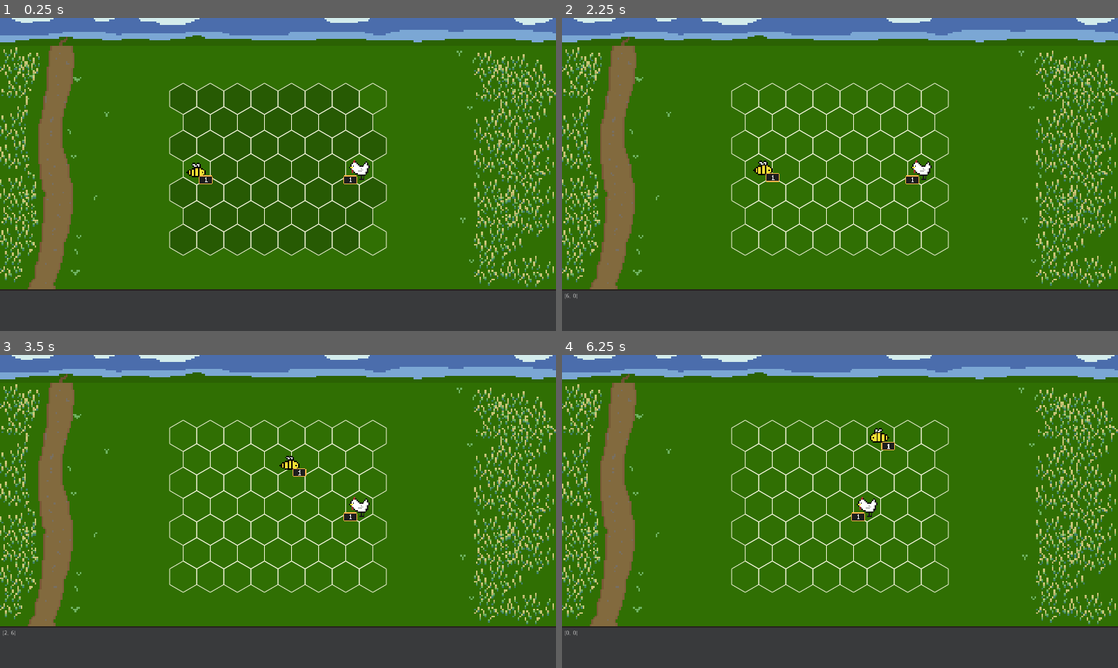
Above: before the commit, frames 1-4 (two rows, left to right).
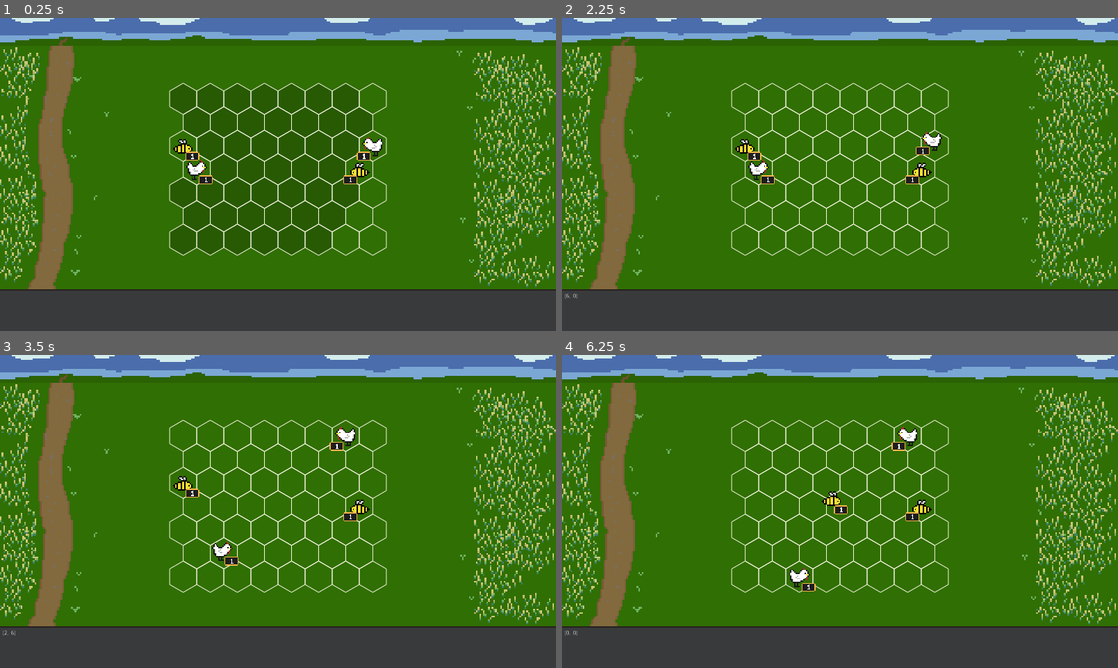
Above: after the commit, the same moments.

Repository: jerome-ceccato/HommLite
Game: Godot game, scene res://combat/CombatScene.tscn
Two runs of this game, one before a commit and one after it. Both use one fixed random seed, a clock stepped at 60 frames per second and the inputs below.
Inputs (mouse positions are in pixels of both pictures, inside the frame that each line leads up to):
- Up to frame 1 (0.25 s): no input
- Up to frame 2 (2.25 s): tap Enter at 0.5, 2 s; move the mouse to (639, 312) at 0.52 s; hold W (combat_wait, bound only after the commit) 0.53-1.28 s; click (639, 312) at 0.67 s; tap Space at 1.25 s; move the mouse to (728, 190) at 1.27 s; tap W (combat_wait, bound only after the commit) at 1.35 s; click (728, 190) at 1.42 s; move the mouse to (895, 105) at 2.02 s; hold W (combat_wait, bound only after the commit) from 2.03 s (still down); tap Shift at 2.1 s; click (895, 105) at 2.17 s
- Up to frame 3 (3.5 s): move the mouse to (250, 574) at 2.77 s; release W (combat_wait, bound only after the commit) at 2.78 s; tap W (combat_wait, bound only after the commit) at 2.85 s; click (250, 574) at 2.92 s
- Up to frame 4 (6.25 s): move the mouse to (1006, 558) at 3.52 s; hold W (combat_wait, bound only after the commit) 3.53-4.28 s; click (1006, 558) at 3.67 s; tap S (combat_skip, bound only after the commit) at 4.15 s; move the mouse to (673, 464) at 4.27 s; tap Shift at 4.35 s; click (673, 464) at 4.42 s; tap W (combat_wait, bound only after the commit) at 4.55, 5.85 s; tap Space at 5 s; move the mouse to (867, 511) at 5.02 s; hold W (combat_wait, bound only after the commit) 5.03-5.78 s; click (867, 511) at 5.17 s; move the mouse to (756, 433) at 5.77 s; click (756, 433) at 5.92 s

The runs differ from the first frame. In frame 1, 0.7% of the frame differs, in the area x 31-69%, y 38-52%; in frame 2, 0.8%; in frame 3, 0.9%; in frame 4, 1.1%, in the area x 40-67%, y 22-76%.

Commit message:
skip and wait

Diff:
--- a/hommlite/combat/CombatScene.gd
+++ b/hommlite/combat/CombatScene.gd
@@ -12,10 +12,12 @@
 func _ready():
 	left_army = ArmyData.new([
 		StackData.new(UnitFactory.bee(), 1),
+		StackData.new(UnitFactory.chicken(), 1),
 	])
 
 	right_army = ArmyData.new([
 		StackData.new(UnitFactory.chicken(), 1),
+		StackData.new(UnitFactory.bee(), 1),
 	])
 
 	battle.setup_battle(left_army, right_army)
@@ -36,6 +38,12 @@
 
 	for listener in [$Battle/BattleManager]:
 		ui_events.connect("mouse_clicked", listener, "_on_UI_mouse_clicked")
+
+	for listener in [$Battle/BattleManager]:
+		ui_events.connect("action_skip", listener, "_on_UI_action_skip")
+
+	for listener in [$Battle/BattleManager]:
+		ui_events.connect("action_wait", listener, "_on_UI_action_wait")
 
 	for listener in [$UI/CombatArea]:
 		battle_events.connect("stack_moved", listener, "_on_Battle_stack_moved")
--- a/hommlite/combat/CombatScene.tscn
+++ b/hommlite/combat/CombatScene.tscn
@@ -24,6 +24,7 @@
 [ext_resource path="res://assets/fonts/m6x11.ttf" type="DynamicFontData" id=22]
 [ext_resource path="res://combat/ui/dialogs/Dialogs.gd" type="Script" id=23]
 [ext_resource path="res://combat/logic/BattleQueue.gd" type="Script" id=24]
+[ext_resource path="res://combat/ui/Keyboard.gd" type="Script" id=25]
 
 [sub_resource type="DynamicFont" id=1]
 size = 128
@@ -74,6 +75,9 @@
 z_index = 1
 script = ExtResource( 1 )
 overall_offset = Vector2( 0, -12 )
+
+[node name="Keyboard" type="Node" parent="UI/CombatArea"]
+script = ExtResource( 25 )
 
 [node name="CursorActionResolver" type="Node" parent="UI/CombatArea"]
 script = ExtResource( 20 )
--- a/hommlite/combat/logic/BattleData.gd
+++ b/hommlite/combat/logic/BattleData.gd
@@ -79,6 +79,10 @@
 		emit_signal("_battle_data_state_changed")
 
 
+func force_state_update():
+	emit_signal("_battle_data_state_changed")
+
+
 func _reachability(source: BattleStack, distance: int, excluded: BattleCoords) -> Array:
 	var flying = source.stack.unit.flying
 	var blocked_coords = []
--- a/hommlite/combat/logic/BattleManager.gd
+++ b/hommlite/combat/logic/BattleManager.gd
@@ -63,7 +63,6 @@
 
 	if _data.attack_stack(active_stack, target):
 		_queue.remove_stack_from_queue(target)
-
 		_data.update_state(_data.State.WAITING_FOR_UI)
 		_events.emit_signal("stack_destroyed", target)
 		yield(_events, "resume")
@@ -73,6 +72,19 @@
 		yield(_events, "resume")
 
 	_update_state()
+
+
+func _game_should_end():
+	var stacks_count = {
+		BattleStack.Side.LEFT: 0,
+		BattleStack.Side.RIGHT: 0,
+	}
+
+	for stack in _data.all_stacks():
+		stacks_count[stack.side] += 1
+
+	var in_progress = stacks_count[BattleStack.Side.LEFT] > 0 and stacks_count[BattleStack.Side.RIGHT] > 0
+	return !in_progress
 
 
 func _on_UI_mouse_clicked(state: CursorState):
@@ -86,20 +98,18 @@
 			_action_attack(state.target_stack, state.hover_hex_cell.coords)
 
 
-func sort_stacks(a: BattleStack, b: BattleStack) -> bool:
-	if a.stack.unit.initiative != b.stack.unit.initiative:
-		return a.stack.unit.initiative > b.stack.unit.initiative
-	return a.id < b.id
+func _on_UI_action_skip():
+	if _data.get_state() != _data.State.IN_PROGRESS:
+		return
+	_queue.next()
+	_data.force_state_update()
 
 
-func _game_should_end():
-	var stacks_count = {
-		BattleStack.Side.LEFT: 0,
-		BattleStack.Side.RIGHT: 0,
-	}
+func _on_UI_action_wait():
+	if _data.get_state() != _data.State.IN_PROGRESS:
+		return
 
-	for stack in _data.all_stacks():
-		stacks_count[stack.side] += 1
-
-	var in_progress = stacks_count[BattleStack.Side.LEFT] > 0 and stacks_count[BattleStack.Side.RIGHT] > 0
-	return !in_progress
+	if _queue.active_stack_can_wait():
+		_queue.move_stack_to_second_pass(_queue.get_active_stack())
+		_queue.next()
+		_data.force_state_update()
--- a/hommlite/combat/logic/BattleQueue.gd
+++ b/hommlite/combat/logic/BattleQueue.gd
@@ -7,13 +7,13 @@
 
 var _queue: Array # [BattleStack]
 var _q_index := 0
-
+var _first_pass_length: int
+var _turn_count := 0
 
 func setup(data: BattleData):
 	_data = data
 
-	_queue = _data.all_stacks()
-	_queue.sort_custom(self, "sort_stacks")
+	_rebuild_queue()
 
 
 func get_active_stack() -> BattleStack:
@@ -25,12 +25,36 @@
 
 
 func next():
-	_q_index = _q_index + 1 if _q_index + 1 < _queue.size() else 0
+	if _q_index + 1 < _queue.size():
+		_q_index += 1
+	else:
+		_q_index = 0
+		_turn_count += 1
+		_rebuild_queue()
+
+
+func active_stack_can_wait() -> bool:
+	return _q_index < _first_pass_length
+
+
+func move_stack_to_second_pass(stack: BattleStack):
+	_queue.insert(_first_pass_length, stack)
 
 
 func remove_stack_from_queue(stack: BattleStack):
 	var index = _queue.find(stack)
-	if index >= 0:
+	if index > _q_index:
 		_queue.remove(index)
-		if index <= _q_index:
-			_q_index -= 1
+		_first_pass_length -= 1
+
+
+func _rebuild_queue():
+	_queue = _data.all_stacks()
+	_queue.sort_custom(self, "sort_stacks")
+	_first_pass_length = _queue.size()
+
+
+func sort_stacks(a: BattleStack, b: BattleStack) -> bool:
+	if a.stack.unit.initiative != b.stack.unit.initiative:
+		return a.stack.unit.initiative > b.stack.unit.initiative
+	return a.id < b.id
--- a/hommlite/combat/ui/CombatArea.gd
+++ b/hommlite/combat/ui/CombatArea.gd
@@ -6,6 +6,7 @@
 onready var units = $VisibleUnits
 onready var grid = $Grid
 onready var action_resolver: CursorActionResolver = $CursorActionResolver
+onready var keyboard = $Keyboard
 
 var _battle: Battle
 var _events: UIEvents
@@ -18,6 +19,7 @@
 	hexgrid.setup(battle.get_grid())
 	grid.setup(hexgrid, battle, events, action_resolver)
 	units.setup_units(battle)
+	keyboard.setup(events)
 
 	_center_self()
 	units.reposition(hexgrid)
--- /dev/null
+++ b/hommlite/combat/ui/Keyboard.gd
@@ -0,0 +1,14 @@
+extends Node
+
+var events: UIEvents
+
+
+func setup(_events: UIEvents):
+	events = _events
+
+
+func _input(event):
+	if event.is_action_pressed("combat_skip"):
+		events.emit_signal("action_skip")
+	elif event.is_action_pressed("combat_wait"):
+		events.emit_signal("action_wait")
--- a/hommlite/combat/ui/UIEvents.gd
+++ b/hommlite/combat/ui/UIEvents.gd
@@ -4,5 +4,8 @@
 signal mouse_moved(state) # CursorState
 signal mouse_clicked(state) # CursorState
 
+signal action_skip()
+signal action_wait()
+
 # general signal to resume logic when the UI is done with changes
 signal animation_finished()
--- a/hommlite/project.godot
+++ b/hommlite/project.godot
@@ -151,6 +151,19 @@
 window/stretch/mode="2d"
 window/stretch/aspect="keep"
 
+[input]
+
+combat_wait={
+"deadzone": 0.5,
+"events": [ Object(InputEventKey,"resource_local_to_scene":false,"resource_name":"","device":0,"alt":false,"shift":false,"control":false,"meta":false,"command":false,"pressed":false,"scancode":87,"unicode":0,"echo":false,"script":null)
+ ]
+}
+combat_skip={
+"deadzone": 0.5,
+"events": [ Object(InputEventKey,"resource_local_to_scene":false,"resource_name":"","device":0,"alt":false,"shift":false,"control":false,"meta":false,"command":false,"pressed":false,"scancode":83,"unicode":0,"echo":false,"script":null)
+ ]
+}
+
 [rendering]
 
 environment/default_environment="res://default_env.tres"
Not shown: 1 places in hommlite/combat/CombatScene.tscn that only renumber resources
